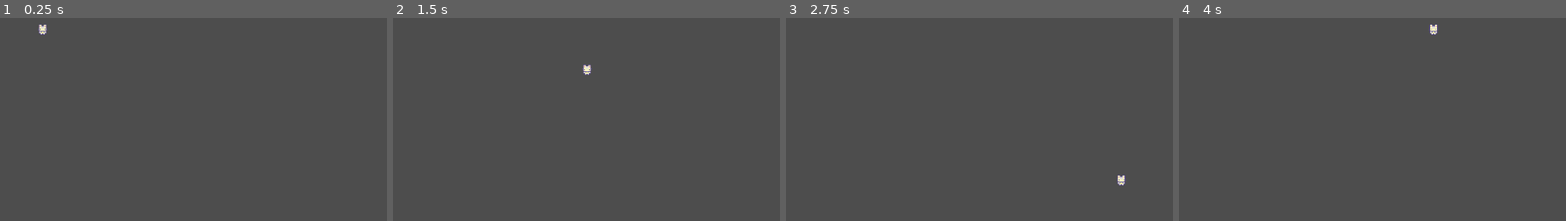
Above: before the commit, frames 1-4 (left to right).
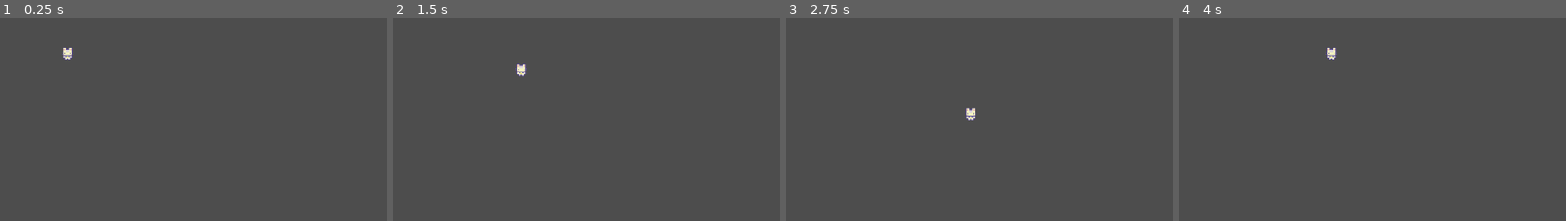
Above: after the commit, the same moments.

Repository: AssaShine21/MiBug
Game: Godot game, scene res://Levels/game_level.tscn
The game is run twice, just before and just after one commit, with the same random seed, the same clock (stepped at 60 frames per second) and the same inputs.
Inputs:
- Up to frame 1 (0.25 s): no input
- Up to frame 2 (1.5 s): tap Enter at 0.5 s; hold D (right) 0.53-1.28 s; hold S (down) from 1.28 s (still down)
- Up to frame 3 (2.75 s): tap Space at 2 s; release S (down) at 2.03 s; hold D (right) from 2.03 s (still down)
- Up to frame 4 (4 s): release D (right) at 2.78 s; hold W (up) 2.78-3.53 s; hold A (left) from 3.53 s (still down)
The pictures show only the part of the screen within x 11-61%, y 0-50%; the shares and areas given below are measured in that part.
In our replay, the window is 799x449 before the commit and 799x533 after it. These sizes can differ from the game's own. Grey fills any space a smaller window leaves; there, only what the larger window draws over its background counts as a difference.

The runs differ from the first frame. In frame 1, 0.2% of the frame differs, in the area x 9-19%, y 2-21%; in frame 2, 0.3%; in frame 3, 0.3%, in the area x 46-88%, y 44-83%; in frame 4, 0.3%.

Commit message:
Add character and animation

Diff:
--- a/Characters/player_cat.gd
+++ b/Characters/player_cat.gd
@@ -1,7 +1,7 @@
 extends CharacterBody2D
 
 
-@export var move_speed: float = 300.0
+@export var move_speed: float = 100.0
 
 func _physics_process(delta):
 	# Note it is DOWN MINUS UP
--- a/Characters/player_cat.tscn
+++ b/Characters/player_cat.tscn
@@ -1,10 +1,66 @@
-[gd_scene load_steps=4 format=3 uid="uid://b7n6bbvkyfd4v"]
+[gd_scene load_steps=8 format=3 uid="uid://b7n6bbvkyfd4v"]
 
 [ext_resource type="Script" path="res://Characters/player_cat.gd" id="1_pir1j"]
 [ext_resource type="Texture2D" uid="uid://cthvw2m4fw54" path="res://Art/Sprout Lands - Sprites - Basic pack/Characters/Basic Charakter Spritesheet.png" id="1_xi4m2"]
 
 [sub_resource type="RectangleShape2D" id="RectangleShape2D_yo6kh"]
 size = Vector2(12, 14)
+
+[sub_resource type="Animation" id="Animation_udqor"]
+resource_name = "walk_right"
+length = 0.4
+loop_mode = 1
+tracks/0/type = "value"
+tracks/0/imported = false
+tracks/0/enabled = true
+tracks/0/path = NodePath("../Sprite2d:frame")
+tracks/0/interp = 1
+tracks/0/loop_wrap = true
+tracks/0/keys = {
+"times": PackedFloat32Array(0, 0.2),
+"transitions": PackedFloat32Array(1, 1),
+"update": 1,
+"values": [2, 3]
+}
+
+[sub_resource type="Animation" id="Animation_m0pra"]
+length = 0.001
+tracks/0/type = "value"
+tracks/0/imported = false
+tracks/0/enabled = true
+tracks/0/path = NodePath("../Sprite2d:frame")
+tracks/0/interp = 1
+tracks/0/loop_wrap = true
+tracks/0/keys = {
+"times": PackedFloat32Array(0),
+"transitions": PackedFloat32Array(1),
+"update": 1,
+"values": [0]
+}
+
+[sub_resource type="Animation" id="Animation_7lu7s"]
+resource_name = "idle"
+length = 0.4
+loop_mode = 1
+tracks/0/type = "value"
+tracks/0/imported = false
+tracks/0/enabled = true
+tracks/0/path = NodePath("../Sprite2d:frame")
+tracks/0/interp = 1
+tracks/0/loop_wrap = true
+tracks/0/keys = {
+"times": PackedFloat32Array(0, 0.2),
+"transitions": PackedFloat32Array(1, 1),
+"update": 1,
+"values": [0, 1]
+}
+
+[sub_resource type="AnimationLibrary" id="AnimationLibrary_i8spq"]
+_data = {
+"RESET": SubResource("Animation_m0pra"),
+"idle": SubResource("Animation_7lu7s"),
+"walk_right": SubResource("Animation_udqor")
+}
 
 [node name="PlayerCat" type="CharacterBody2D"]
 script = ExtResource("1_pir1j")
@@ -17,3 +73,11 @@
 [node name="CollisionShape2d" type="CollisionShape2D" parent="."]
 position = Vector2(0, 1)
 shape = SubResource("RectangleShape2D_yo6kh")
+
+[node name="AnimationTree" type="AnimationTree" parent="."]
+
+[node name="AnimationPlayer" type="AnimationPlayer" parent="."]
+root_node = NodePath("../AnimationTree")
+libraries = {
+"": SubResource("AnimationLibrary_i8spq")
+}
--- a/project.godot
+++ b/project.godot
@@ -14,6 +14,12 @@
 run/main_scene="res://Levels/game_level.tscn"
 config/features=PackedStringArray("4.0")
 config/icon="res://icon.png"
+
+[display]
+
+window/size/viewport_width=1920
+window/size/viewport_height=1280
+window/stretch/scale=2.0
 
 [gui]
 
